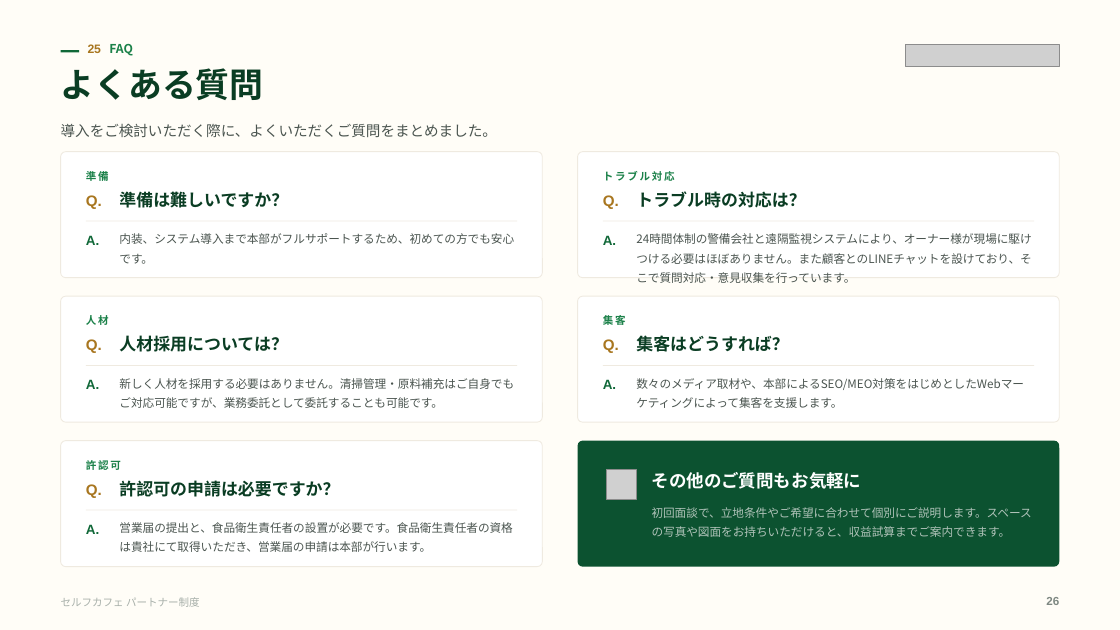
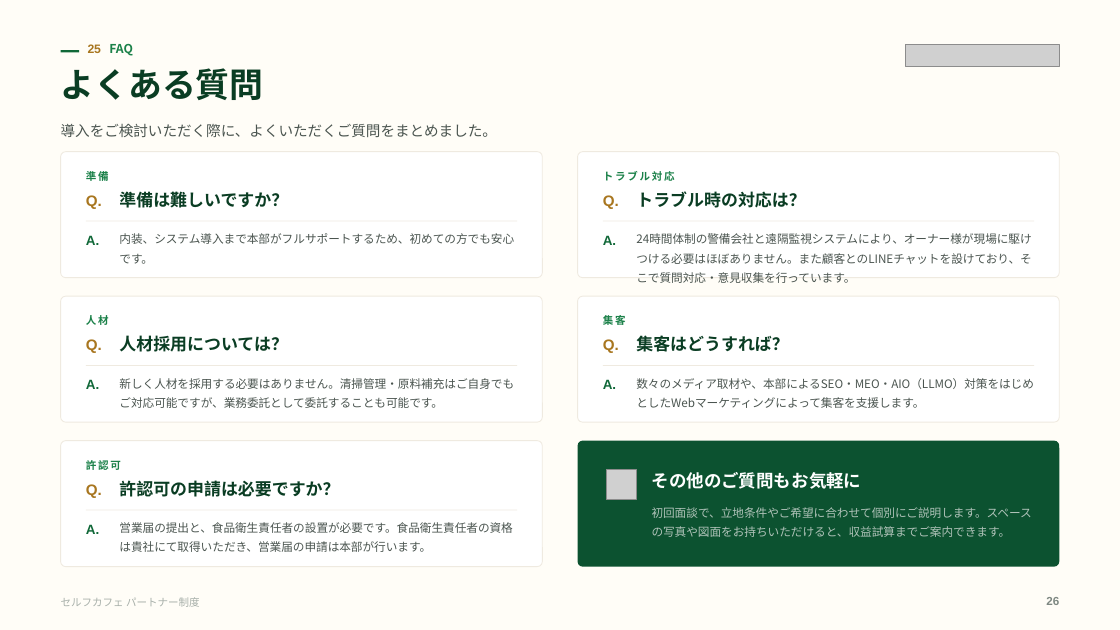
Before and after one commit to a5408071-cmd/suzuki-ceo, a slide deck: slide 26 of selfcafe-partner-deck/selfcafe-partner-deck.pptx. Drawn at 1120x630 pixels with LibreOffice and Linux fonts; fonts in the diff are those of the drawing; grey boxes stand for pictures. Boxes give left, top, right and bottom in pixels: in the first picture for what was removed or moved away, otherwise in the second. Text is boxed around its words. In the diff, an @@ line names an element or a change of style, - is before the commit and + after.

```diff
--- a/selfcafe-partner-deck/selfcafe-partner-deck.pptx
+++ b/selfcafe-partner-deck/selfcafe-partner-deck.pptx
@@ text at box(636, 378, 1034, 408): text changed @@
-数々のメディア取材や、本部によるSEO/MEO対策をはじめとしたWebマーケティングによって集客を支援します。
+数々のメディア取材や、本部によるSEO・MEO・AIO（LLMO）対策をはじめとしたWebマーケティングによって集客を支援します。
```
Also in this commit, not shown: 7 other slides changed, 7 other files.
